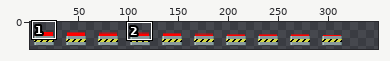
Sprite sheet -- assets/textures/button.png. Above: a wide view before the commit, with the close-up outlined.
Close-up. Old version:
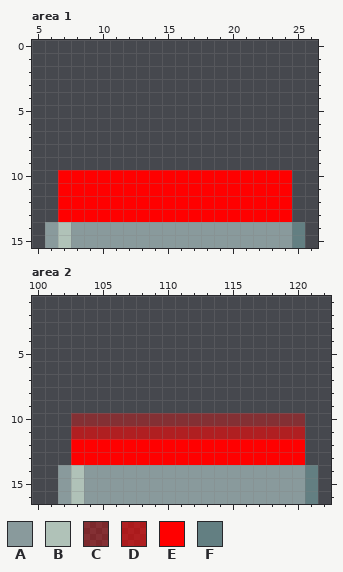
The file is 320x32 pixels. Shown: area 1: x 5..26, y 0..15; area 2: x 100..122, y 1..16. The old version is drawn lined up with the new one, on the new canvas. The wide view leaves out empty margins. The commit also changed other parts of the picture, which this record leaves out.
Palette (. is transparent): A #899a9c  B #b0c2b8  C #ff000055  D #ff000092  E #ff0000  F #637f82
Pixels before, area 1, first column x 6:
10 .EEEEEEEEEEEEEEEEEE.
11 .EEEEEEEEEEEEEEEEEE.
12 .EEEEEEEEEEEEEEEEEE.
13 .EEEEEEEEEEEEEEEEEE.
14 ABAAAAAAAAAAAAAAAAAF
15 ABAAAAAAAAAAAAAAAAAF
Pixels before, area 2, first column x 102:
10 .CCCCCCCCCCCCCCCCCC.
11 .DDDDDDDDDDDDDDDDDD.
12 .EEEEEEEEEEEEEEEEEE.
13 .EEEEEEEEEEEEEEEEEE.
14 ABAAAAAAAAAAAAAAAAAF
15 ABAAAAAAAAAAAAAAAAAF
16 ABAAAAAAAAAAAAAAAAAF
The same view after the edit:
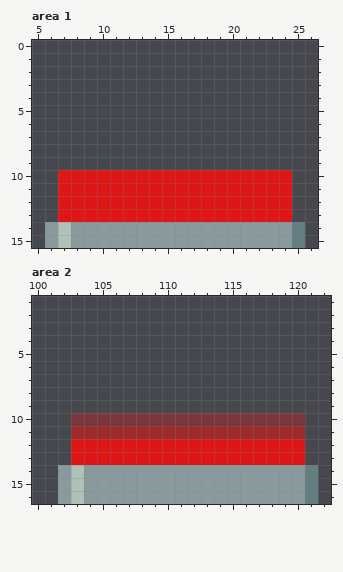
Changes in this commit:
canvas 320x32 -> 352x32
Colour C changes from #ff000055 to #de161655.
Colour D changes from #ff000092 to #de161692.
Colour E changes from #ff0000 to #de1616.
